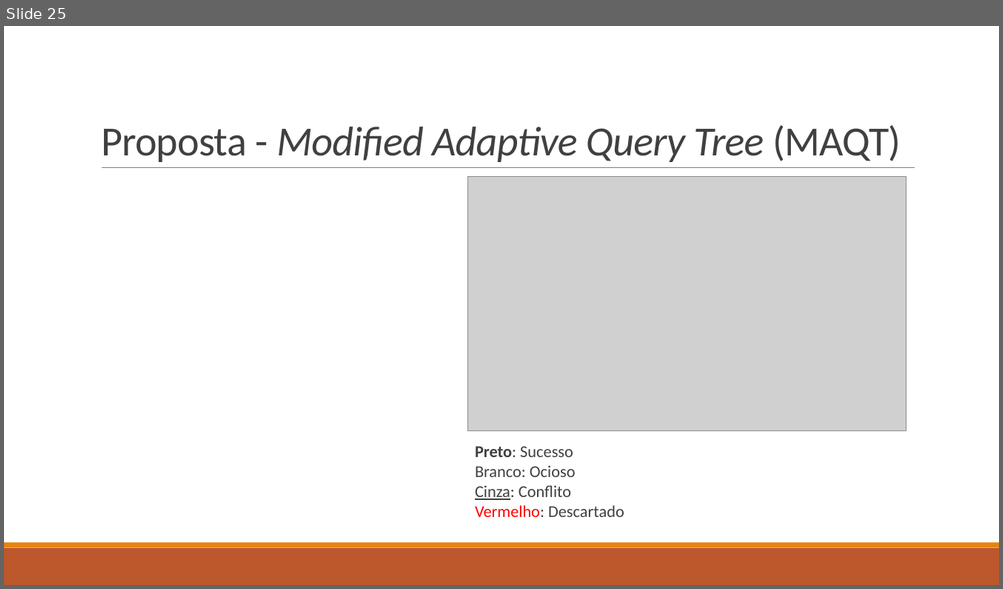
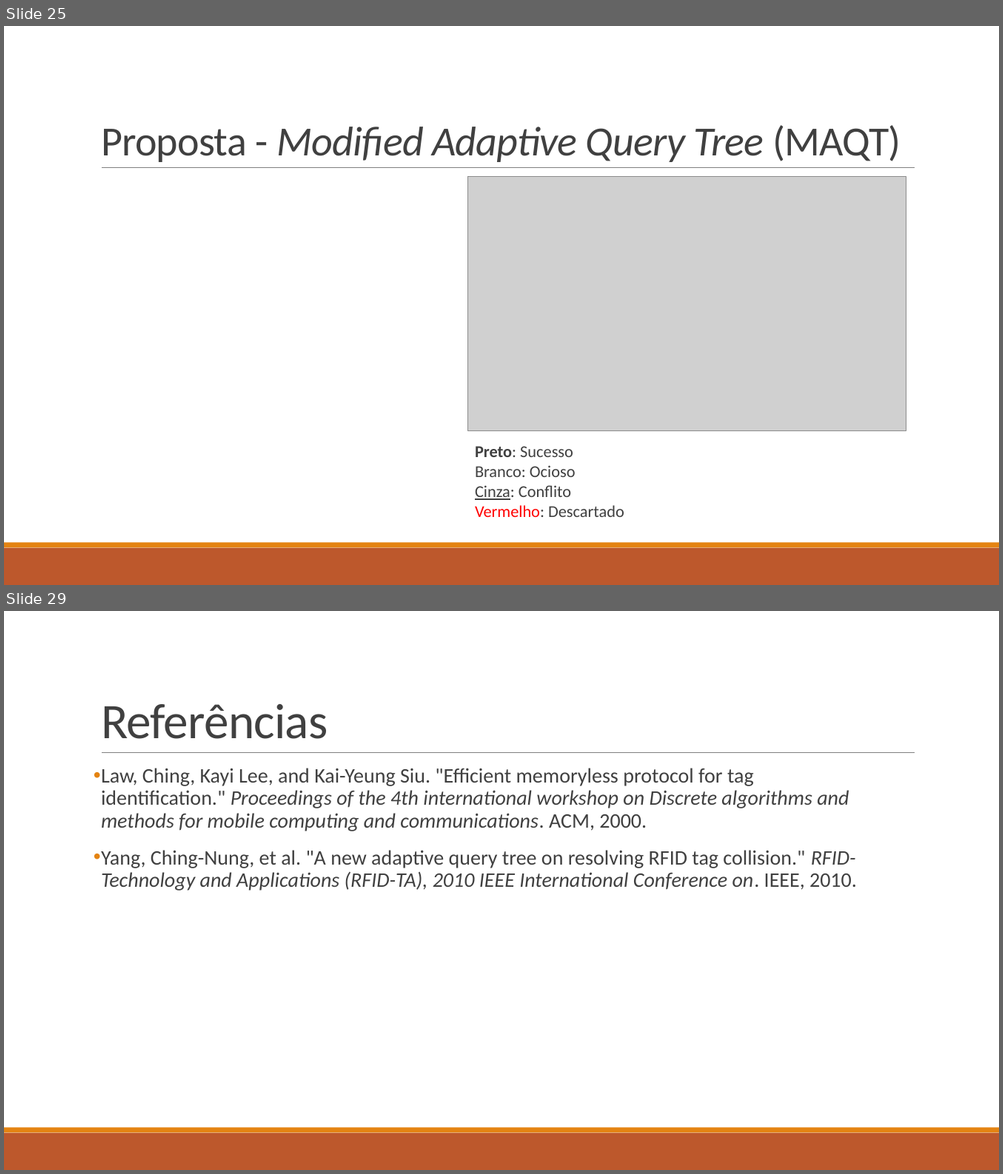
Before and after one commit to DMCabessa/Siscom, a slide deck: Presentation/A New Adaptive Query Tree on Resolving RFID.pptx. Shown one above the other, each under a label of ours: slide 25 before the commit, slides 25 and 29 after it; the slides between them are not shown. The pictures are 1003x589 and 1003x1174 pixels, drawn with LibreOffice and Linux fonts; fonts in the diff are those of the drawing; grey boxes stand for pictures. Boxes give left, top, right and bottom in pixels: in the first picture for what was removed or moved away, otherwise in the second. Text is boxed around its words. In the diff, an @@ line names an element or a change of style, - is before the commit and + after.

```diff
--- a/Presentation/A New Adaptive Query Tree on Resolving RFID.pptx
+++ b/Presentation/A New Adaptive Query Tree on Resolving RFID.pptx
@@ slide 29 added at box(4, 611, 999, 1170), background #FFFFFF; not listed: 3 template elements that a slide beside it also shows @@
@@ title added at box(101, 704, 328, 739), 48 pt, text #404040 @@
+Referências
@@ text added at box(101, 768, 856, 891), 20 pt, text #404040, italic @@
+• Law, Ching, Kayi Lee, and Kai-Yeung Siu. "Efficient memoryless protocol for tag identification." Proceedings of the 4th international workshop on Discrete algorithms and methods for mobile computing and communications. ACM, 2000.
+• Yang, Ching-Nung, et al. "A new adaptive query tree on resolving RFID tag collision." RFID-Technology and Applications (RFID-TA), 2010 IEEE International Conference on. IEEE, 2010.
```
Also in this commit, not shown: 1 slide changed, 3 other slides added, 2 slides removed.
